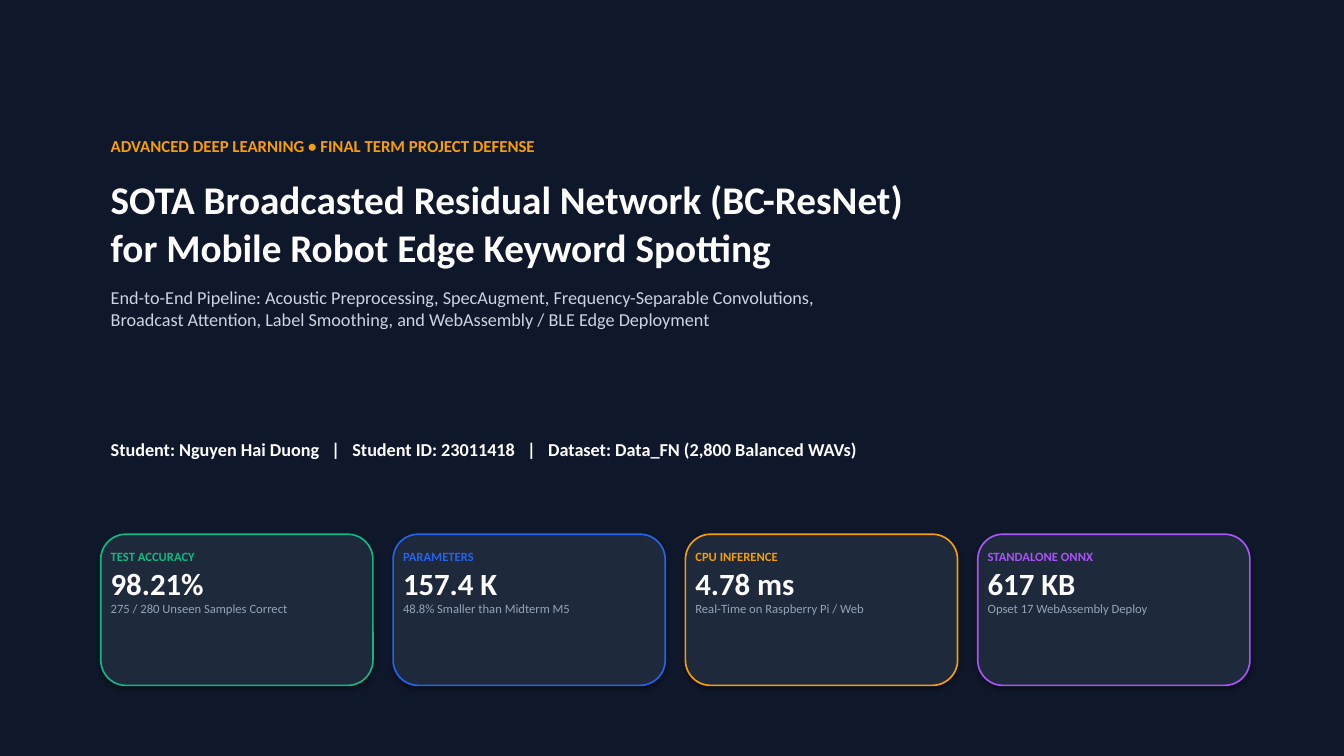
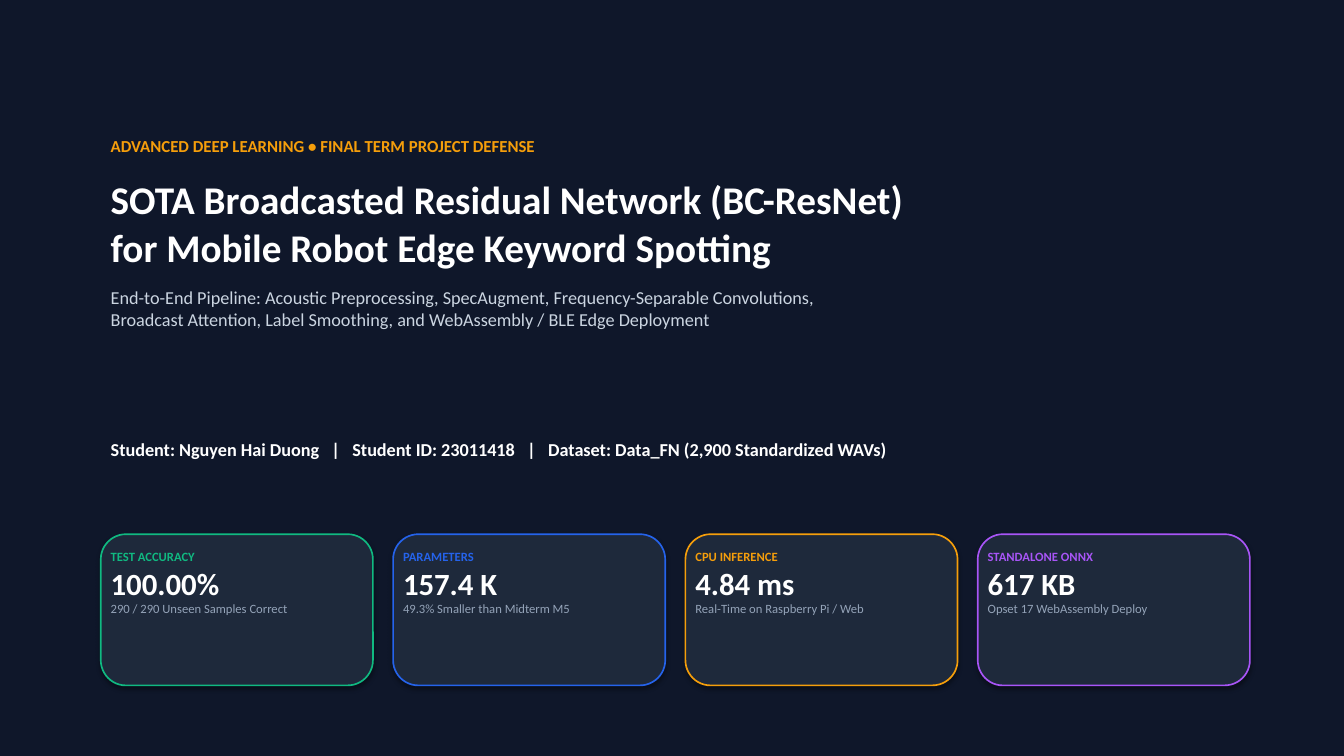
Before and after one commit to Hahiduong23/Robot-Voice-Digital-Twin, a slide deck: slide 1 of FN/results/BC_RESNET_FINAL_REPORT.pptx. Drawn at 1344x756 pixels with LibreOffice and Linux fonts; fonts in the diff are those of the drawing. Boxes give left, top, right and bottom in pixels: in the first picture for what was removed or moved away, otherwise in the second. Text is boxed around its words. In the diff, an @@ line names an element or a change of style, - is before the commit and + after.

```diff
--- a/FN/results/BC_RESNET_FINAL_REPORT.pptx
+++ b/FN/results/BC_RESNET_FINAL_REPORT.pptx
@@ text at (111,442,887,459): text changed @@
-Student: Nguyen Hai Duong | Student ID: 23011418 | Dataset: Data_FN (2,800 Balanced WAVs)
+Student: Nguyen Hai Duong | Student ID: 23011418 | Dataset: Data_FN (2,900 Standardized WAVs)
@@ text at (111,573,288,615): text changed @@
-98.21%
-275 / 280 Unseen Samples Correct
+100.00%
+290 / 290 Unseen Samples Correct
@@ text at (695,573,794,596): text changed @@
-4.78 ms
+4.84 ms
@@ text at (403,604,570,613): text changed @@
-48.8% Smaller than Midterm M5
+49.3% Smaller than Midterm M5
```
Also in this commit, not shown: 6 other slides changed, 40 other files.
